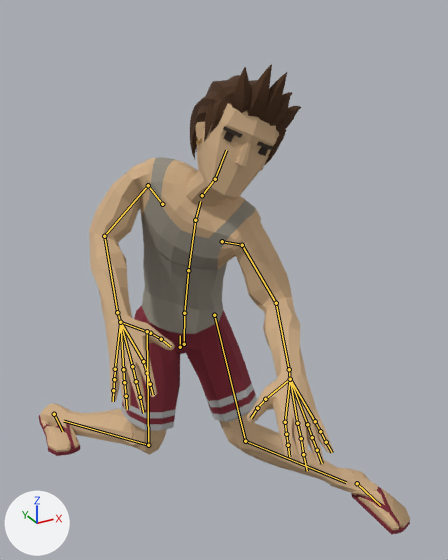
Before and after pictures for a commit that changed the glTF model app/src/main/assets/characters/Beach.gltf.
The view is the same before and after, from a 50 mm lens placed at (-0.741, -1.755, 1.6), pointed at (0.104, -0.218, 0.831). The axes (+X, +Y, +Z) are drawn at lower left. The lights are the same throughout. The picture after the commit comes second. Both versions are drawn at frame 1 of the action 'Throw_FH'; the numbers are the values there. The bones that change, and the others that lie on the model, are drawn over the model as lines.

The first picture shows 'Beach_Body', 'Beach_Feet', 'Beach_Head', 'Beach_Legs'.
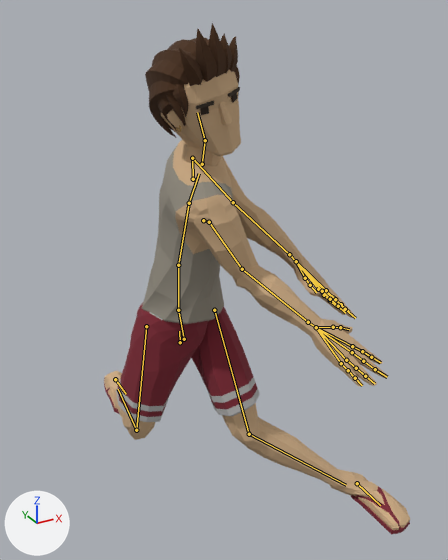
The edits, one by one:
Bone 'Body' (bone_body) moves from (0.0, -0.299, 0.08) to (0.0, -0.281, 0.08).
Bone 'Hips' (bone_hips) turns from (3, -44, -8) to (5, 52, 10) degrees about its own x, y and z.
Bone 'Abdomen' (bone_abdomen) turns from (10, -2, -9) to (5, 5, 6) degrees about its own x, y and z.
Bone 'Torso' (bone_torso) turns from (11, -4, -8) to (6, 8, 6) degrees about its own x, y and z.
Bone 'Chest' (bone_chest) turns from (15, -3, -10) to (7, 7, 7) degrees about its own x, y and z.
Bone 'Neck' (bone_neck) turns from (-14, 18, -16) to (-13, -33, 12) degrees about its own x, y and z.
Bone 'Head' (bone_head) turns from (-44, 7, -2) to (-29, -25, 6) degrees about its own x, y and z.
Bone 'UpperArm.L' (bone_upperarm_l) turns from (-17, 0, -24) to (-35, -36, -97) degrees about its own x, y and z.
Bone 'LowerArm.L' (bone_lowerarm_l) turns from (38, 0, -34) to (1, 0, -13) degrees about its own x, y and z.
Bone 'Wrist.L' (bone_wrist_l) turns from (-6, 0, -7) to (-5, 0, -3) degrees about its own x, y and z.
Bone 'UpperArm.R' (bone_upperarm_r) turns from (-28, 28, 67) to (-46, 17, 60) degrees about its own x, y and z.
Bone 'LowerArm.R' (bone_lowerarm_r) turns from (-8, -5, 52) to (36, 3, -17) degrees about its own x, y and z.
Bone 'Wrist.R' (bone_wrist_r) turns from (-6, 0, 10) to (-4, 0, 12) degrees about its own x, y and z.
Bone 'UpperLeg.L' (bone_upperleg_l) turns from (-2, 27, 20) to (-5, 25, 17) degrees about its own x, y and z.
Bone 'LowerLeg.L' (bone_lowerleg_l) turns from (15, 18, -42) to (8, 11, -40) degrees about its own x, y and z.
Bone 'UpperLeg.R' (bone_upperleg_r) turns from (-2, -9, 6) to (-4, 4, 14) degrees about its own x, y and z.
Bone 'LowerLeg.R' (bone_lowerleg_r) turns from (70, -17, 4) to (62, 11, 5) degrees about its own x, y and z.
Bone 'Foot.R' (bone_foot_r) moves from (-0.238, -0.351, -0.152) to (0.05, -0.467, -0.152).

What differs and where, as boxes (x1, y1, x2, y2) in the pictures (448 x 560 px):
'Beach_Body', posed (21% shorter)
    before: (89, 157, 334, 470)
    after: (142, 140, 388, 386)
'Beach_Legs', posed (16% narrower)
    before: (68, 305, 341, 486)
    after: (113, 303, 341, 487)
'Beach_Head', posed (17% narrower)
    before: (186, 64, 302, 207)
    after: (145, 23, 241, 166)
'Beach_Feet', posed (17% narrower, 24% taller)
    before: (39, 403, 410, 534)
    after: (104, 371, 410, 534)
bone 'Body', root to tip
    before: (180, 347) to (180, 335)
    after: (180, 342) to (179, 331)
bone 'Hips', root to tip
    before: (184, 344) to (184, 313)
    after: (184, 339) to (178, 310)
bone 'Abdomen', root to tip
    before: (184, 313) to (188, 270)
    after: (178, 310) to (178, 265)
bone 'Torso', root to tip
    before: (188, 270) to (195, 220)
    after: (178, 265) to (189, 203)
bone 'Chest', root to tip
    before: (195, 220) to (200, 201)
    after: (189, 203) to (199, 173)
bone 'Neck', root to tip
    before: (202, 195) to (215, 179)
    after: (202, 164) to (205, 140)
bone 'Head', root to tip
    before: (215, 179) to (226, 150)
    after: (205, 140) to (197, 112)
bone 'UpperArm.L', root to tip
    before: (242, 245) to (276, 303)
    after: (192, 158) to (233, 202)
bone 'LowerArm.L', root to tip
    before: (276, 303) to (289, 369)
    after: (233, 202) to (289, 254)
bone 'Wrist.L', root to tip
    before: (289, 369) to (290, 379)
    after: (289, 254) to (296, 261)
bone 'UpperArm.R', root to tip
    before: (148, 185) to (104, 236)
    after: (209, 222) to (242, 269)
bone 'LowerArm.R', root to tip
    before: (104, 236) to (117, 312)
    after: (242, 269) to (308, 322)
bone 'Wrist.R', root to tip
    before: (117, 312) to (120, 322)
    after: (308, 322) to (316, 327)
bone 'UpperLeg.L', root to tip
    before: (214, 315) to (245, 441)
    after: (214, 310) to (249, 434)
bone 'LowerLeg.L', root to tip
    before: (245, 441) to (346, 482)
    after: (249, 434) to (346, 485)
bone 'UpperLeg.R', root to tip
    before: (147, 331) to (148, 445)
    after: (146, 326) to (136, 430)
bone 'LowerLeg.R', root to tip
    before: (148, 445) to (64, 421)
    after: (136, 430) to (118, 389)
bone 'Foot.R', root to tip
    before: (54, 414) to (63, 431)
    after: (115, 379) to (126, 394)
